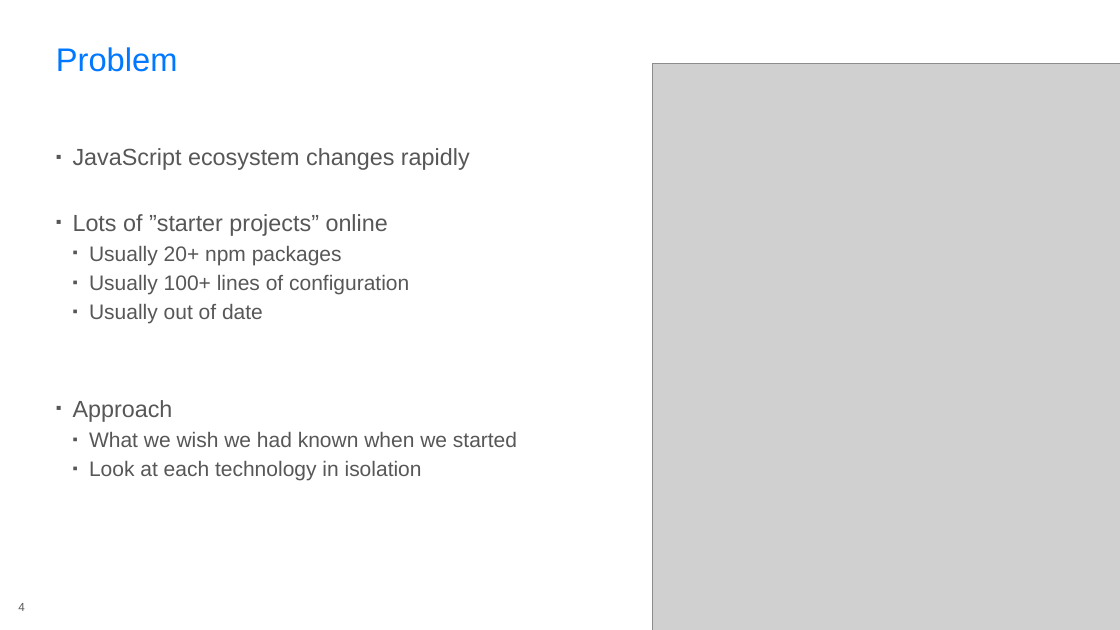
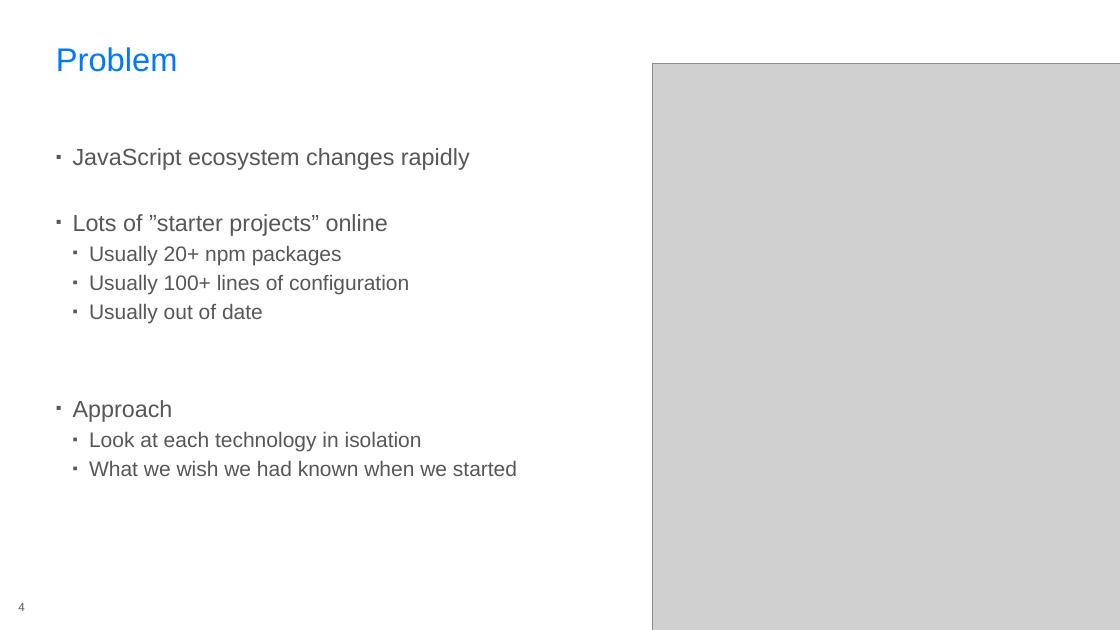
Before and after one commit to rasmuskl/react-webpack-typescript, a slide deck: slide 4 of 20170331-microsoft-60min/_notes/Presentation.pptx. Drawn at 1120x630 pixels with LibreOffice and Linux fonts; fonts in the diff are those of the drawing; grey boxes stand for pictures; background and template pictures are left out. Boxes give left, top, right and bottom in pixels: in the first picture for what was removed or moved away, otherwise in the second. Text is boxed around its words. In the diff, an @@ line names an element or a change of style, - is before the commit and + after.

```diff
--- a/20170331-microsoft-60min/_notes/Presentation.pptx
+++ b/20170331-microsoft-60min/_notes/Presentation.pptx
@@ text at [89, 432, 422, 451]: paragraph added @@
+  ▪ Look at each technology in isolation
@@ text at [89, 461, 422, 481]: paragraph removed @@
-  ▪ Look at each technology in isolation
```
Also in this commit, not shown: 2 other slides changed, 1 other file.
